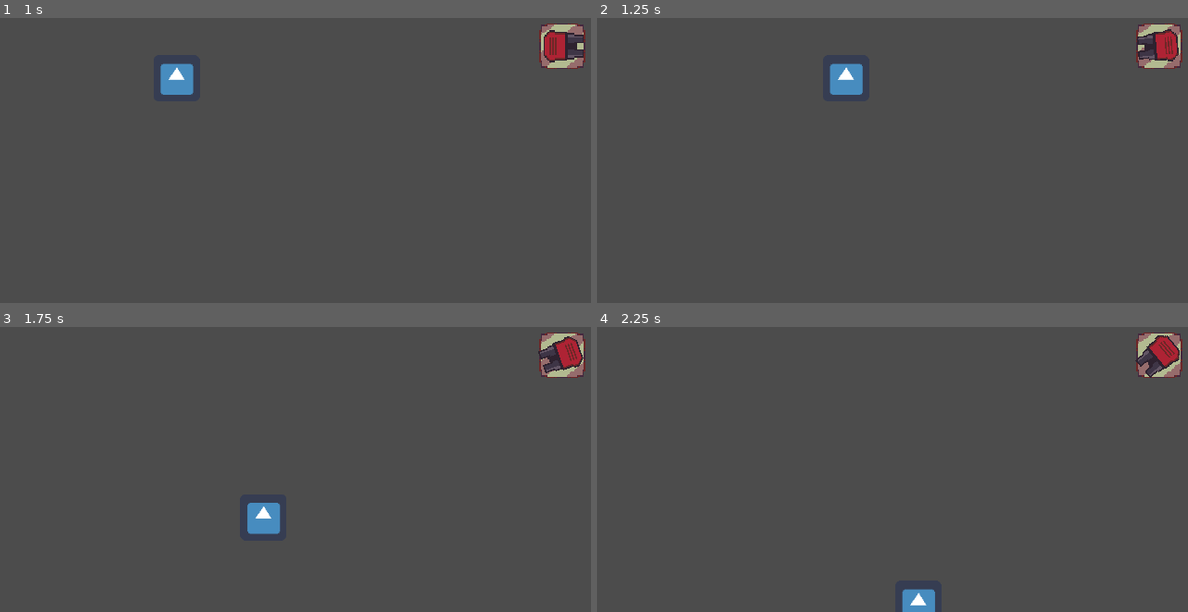
Above: before the commit, frames 1-4 (two rows, left to right).
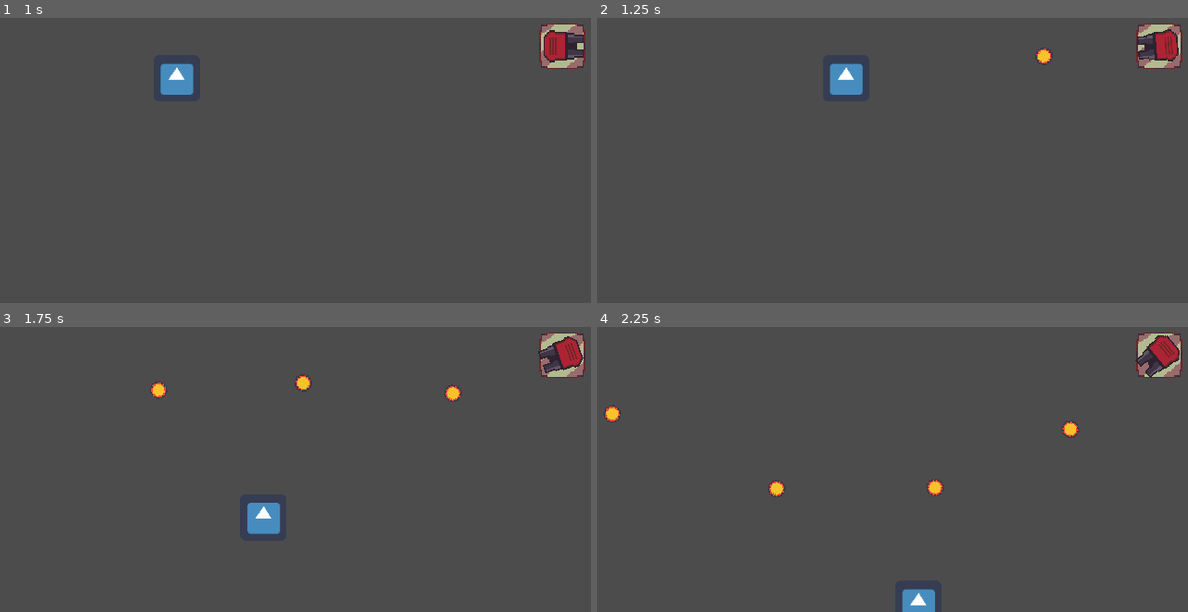
Above: after the commit, the same moments.

Repository: IvessJohn/turret-tutorial-godot
Game: Godot game, scene res://TestScene.tscn
The game is run twice, just before and just after one commit, with the same random seed, the same clock (stepped at 60 frames per second) and the same inputs. The engine's default icon, where the game draws it, is replaced by a stand-in: a white triangle on a blue panel in a dark square.
Inputs:
- Up to frame 1 (1 s): tap Enter at 0.5 s; hold D (move_right) from 0.53 s (still down)
- Up to frame 2 (1.25 s): keep holding D (move_right)
- Up to frame 3 (1.75 s): release D (move_right) at 1.28 s; hold S (move_down) from 1.28 s (still down)
- Up to frame 4 (2.25 s): release S (move_down) at 2.03 s; hold D (move_right) from 2.03 s (still down)

Frame 1 is identical in both runs. In frame 2, 0.1% of the frame differs, in the area x 74-77%, y 10-16%; in frame 3, 0.3%; in frame 4, 0.4%, in the area x 1-82%, y 27-60%.

Commit message:
Fixed the wrong signal connection

Diff:
--- a/Bullet.gd
+++ b/Bullet.gd
@@ -17,7 +17,3 @@
 func _on_Bullet_body_entered(body):
 	if body.is_in_group("Player"):
 		destroy()
-
-
-func _on_VisibilityNotifier2D_screen_entered():
-	queue_free()
--- a/Bullet.tscn
+++ b/Bullet.tscn
@@ -21,4 +21,4 @@
 [node name="VisibilityNotifier2D" type="VisibilityNotifier2D" parent="."]
 
 [connection signal="body_entered" from="." to="." method="_on_Bullet_body_entered"]
-[connection signal="screen_entered" from="VisibilityNotifier2D" to="." method="_on_VisibilityNotifier2D_screen_entered"]
+[connection signal="screen_exited" from="VisibilityNotifier2D" to="." method="_on_VisibilityNotifier2D_screen_exited"]
